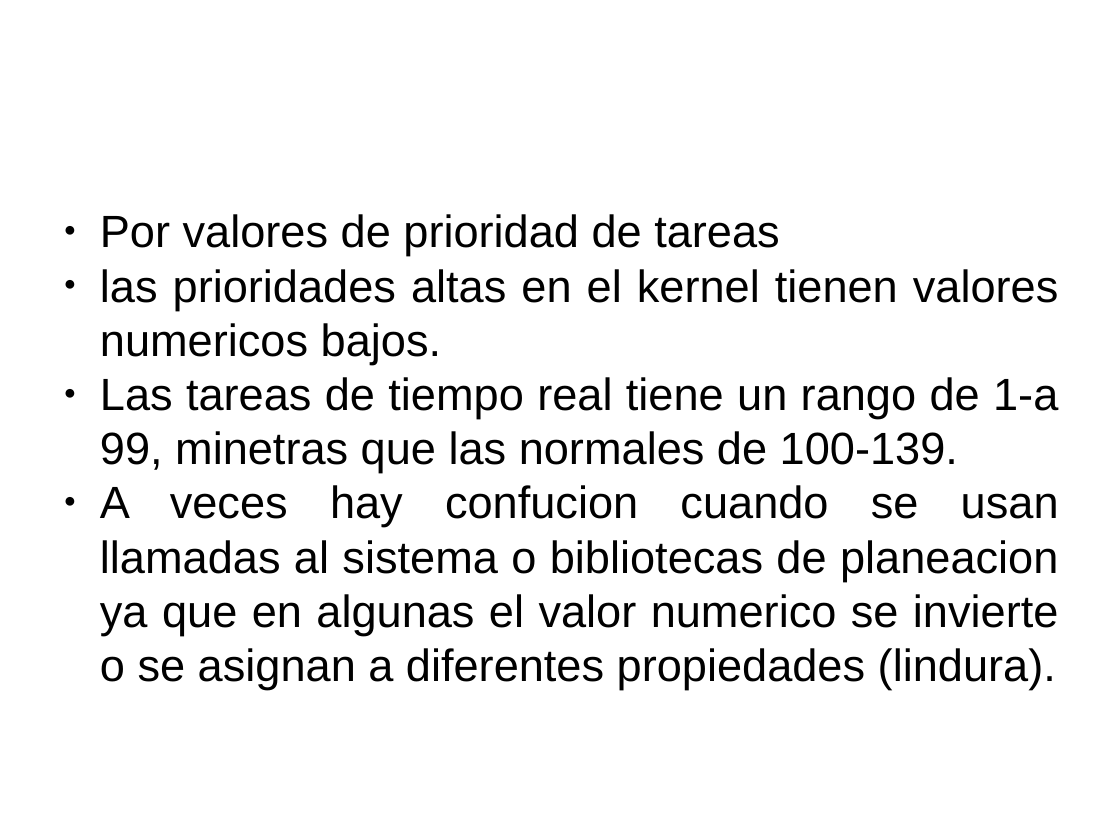
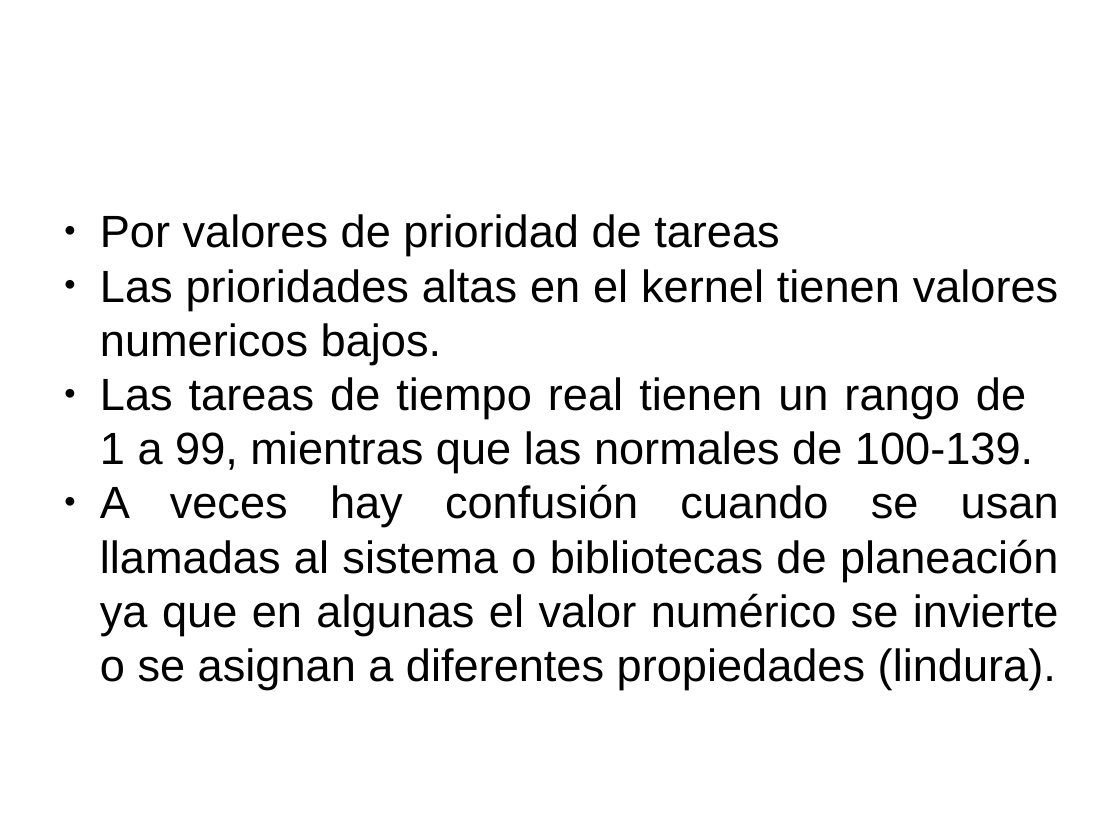
Before and after one commit to gwolf/clase-sistop-2017-01, a slide deck: slide 10 of exposiciones/planificadorCFS/planificadorCFS.pptx. Drawn at 1120x840 pixels with LibreOffice and Linux fonts; fonts in the diff are those of the drawing; background and template pictures are left out. Boxes give left, top, right and bottom in pixels: in the first picture for what was removed or moved away, otherwise in the second. Text is boxed around its words. In the diff, an @@ line names an element or a change of style, - is before the commit and + after.

```diff
--- a/exposiciones/planificadorCFS/planificadorCFS.pptx
+++ b/exposiciones/planificadorCFS/planificadorCFS.pptx
@@ text at bbox=[100, 269, 1059, 690]: text changed @@
-● las prioridades altas en el kernel tienen valores numericos bajos.
-● Las tareas de tiempo real tiene un rango de 1-a 99, minetras que las normales de 100-139.
-● A veces hay confucion cuando se usan llamadas al sistema o bibliotecas de planeacion ya que en algunas el valor numerico se invierte o se asignan a diferentes propiedades (lindura).
+● Las prioridades altas en el kernel tienen valores numericos bajos.
+● Las tareas de tiempo real tienen un rango de 1 a 99, mientras que las normales de 100-139.
+● A veces hay confusión cuando se usan llamadas al sistema o bibliotecas de planeación ya que en algunas el valor numérico se invierte o se asignan a diferentes propiedades (lindura).
```
Also in this commit, not shown: 17 other slides changed.
